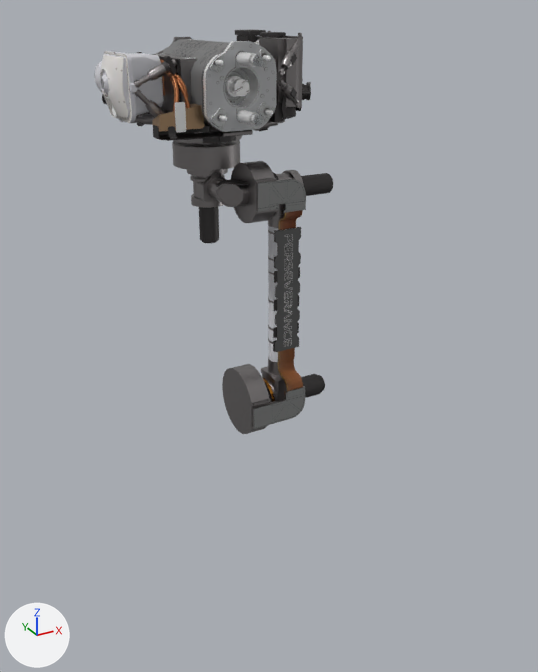
One commit to the Blender file game/assets/models/perseverance_parts/arm.blend: the scene before it, then after it.
Before and after are seen from a 50 mm camera at (-1.093, -2.138, 1.29) aimed at (-0.11, -0.35, 0.396). The lights are fixed; the arrows at lower left show +X, +Y and +Z. The first picture is the older version.

In view in the first picture: 'arm'.
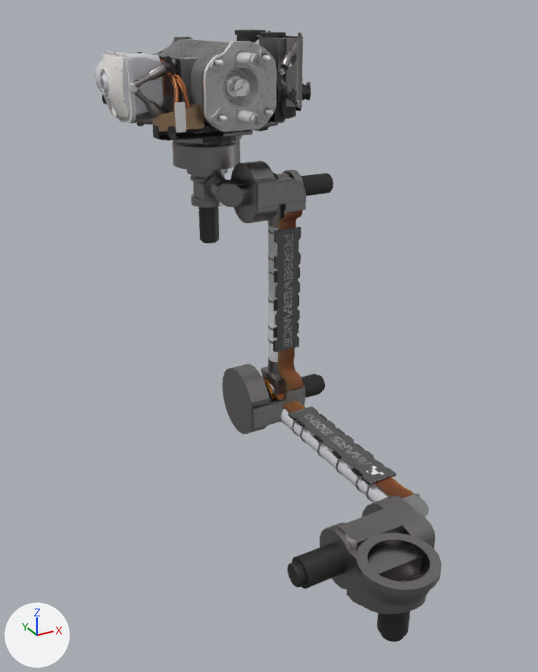
What differs and where, as boxes (x1, y1, x2, y2) in the pictures (538 x 672 px):
'arm.003', added: after (267, 380, 442, 642)
    faces in mat_gunmetal_001 (grey #959191): (276, 400, 442, 614)
    faces in mat_gunmetal_dark_001 (dark grey #514f4f): (287, 412, 410, 642)
    faces in mat_arm_graphics_001 (picture img_arm_graphics_001): (288, 407, 396, 483)
    faces in mat_paint_white_base_001 (light grey #d3d3d9): (281, 409, 427, 517)
    faces in mat_mars_2020_02_n_001: (267, 380, 414, 499)

What changed in the scene script:
```text
Add img_mars_2020_07_blackout_001:
    img_mars_2020_07_blackout_001 = load_image('mars_2020_07_BLACKOUT.001', '_unpacked/mars_2020_07_BLACKOUT.001', 512, 512, 'sRGB')
Add img_mars_2020_02_n_001:
    img_mars_2020_02_n_001 = load_image('mars_2020_02_n.001', '_unpacked/mars_2020_02_n.001', 1024, 1024, 'Non-Color')
Add img_mars_2020_02_001:
    img_mars_2020_02_001 = load_image('mars_2020_02.001', '_unpacked/mars_2020_02.001', 1024, 1024, 'sRGB')
Add img_foil_n_jpg_001:
    img_foil_n_jpg_001 = load_image('foil_n.jpg.001', '_unpacked/foil_n.jpg.001', 512, 512, 'Non-Color')
Add img_arm_graphics_001:
    img_arm_graphics_001 = load_image('arm_graphics.001', '_unpacked/arm_graphics.001', 512, 512, 'sRGB')
Add mat_gunmetal_001:
    mat_gunmetal_001 = principled_material('gunmetal.001')
    mat_gunmetal_001.base_color = (0.301, 0.283, 0.283)  # grey #959191
    mat_gunmetal_001.metallic = 1.0
    mat_gunmetal_001.roughness = 0.35
Add mat_mars_2020_07_001:
    mat_mars_2020_07_001 = principled_material('mars_2020_07.001')
    mat_mars_2020_07_001.texture = img_mars_2020_07_blackout_001
    mat_mars_2020_07_001.metallic = 0.305
Add mat_paint_white_base_001:
    mat_paint_white_base_001 = principled_material('paint_white_base.001')
    mat_paint_white_base_001.base_color = (0.653, 0.653, 0.692)  # light grey #d3d3d9
Add mat_bronze_001:
    mat_bronze_001 = principled_material('bronze.001')
    mat_bronze_001.base_color = (0.523, 0.344, 0.203)  # beige #bf9e7c
    mat_bronze_001.metallic = 1.0
    mat_bronze_001.roughness = 0.35
Add mat_mars_2020_02_n_001:
    mat_mars_2020_02_n_001 = bpy.data.materials.new('mars_2020_02_n.001')
    # uses the picture img_mars_2020_02_001
    # uses the picture img_mars_2020_02_n_001
Add mat_foil_orange_001:
    mat_foil_orange_001 = bpy.data.materials.new('foil_orange.001')
    # colours: orange #b4762c
    # uses the picture img_foil_n_jpg_001
Add mat_arm_graphics_001:
    mat_arm_graphics_001 = principled_material('arm_graphics.001')
    mat_arm_graphics_001.texture = img_arm_graphics_001
Add mat_gunmetal_dark_001:
    mat_gunmetal_dark_001 = principled_material('gunmetal_dark.001')
    mat_gunmetal_dark_001.base_color = (0.0828, 0.0784, 0.0784)  # dark grey #514f4f
    mat_gunmetal_dark_001.metallic = 1.0
    mat_gunmetal_dark_001.roughness = 0.55
Add me_cylinder_013:
    me_cylinder_013.from_pydata(...)  # 2792 vertices, 2562 faces; spans x -31.0..3.1, y -7.8..5.9, z 0.0..7.0
    # faces by material slot: [572, 1581, 129, 40, 60, 34, 74, 72]
    me_cylinder_013.materials.append(mat_gunmetal_dark_001)  # dark grey #514f4f
    me_cylinder_013.materials.append(mat_gunmetal_001)  # grey #959191
    me_cylinder_013.materials.append(mat_paint_white_base_001)  # light grey #d3d3d9
    me_cylinder_013.materials.append(mat_foil_orange_001)
    me_cylinder_013.materials.append(mat_mars_2020_07_001)  # picture img_mars_2020_07_blackout_001
    me_cylinder_013.materials.append(mat_arm_graphics_001)  # picture img_arm_graphics_001
    me_cylinder_013.materials.append(mat_mars_2020_02_n_001)
    me_cylinder_013.materials.append(mat_bronze_001)  # beige #bf9e7c
Add ob_arm_003:
    ob_arm_003 = bpy.data.objects.new('arm.003', me_cylinder_013)
    ob_arm_003.location = (-0.127, -1.031, 0.071)
    ob_arm_003.rotation_euler = (-3.142, 0.0, -1.566)  # degrees (-180, 0, -90)
    ob_arm_003.scale = (0.0335, 0.0335, 0.0335)
```
